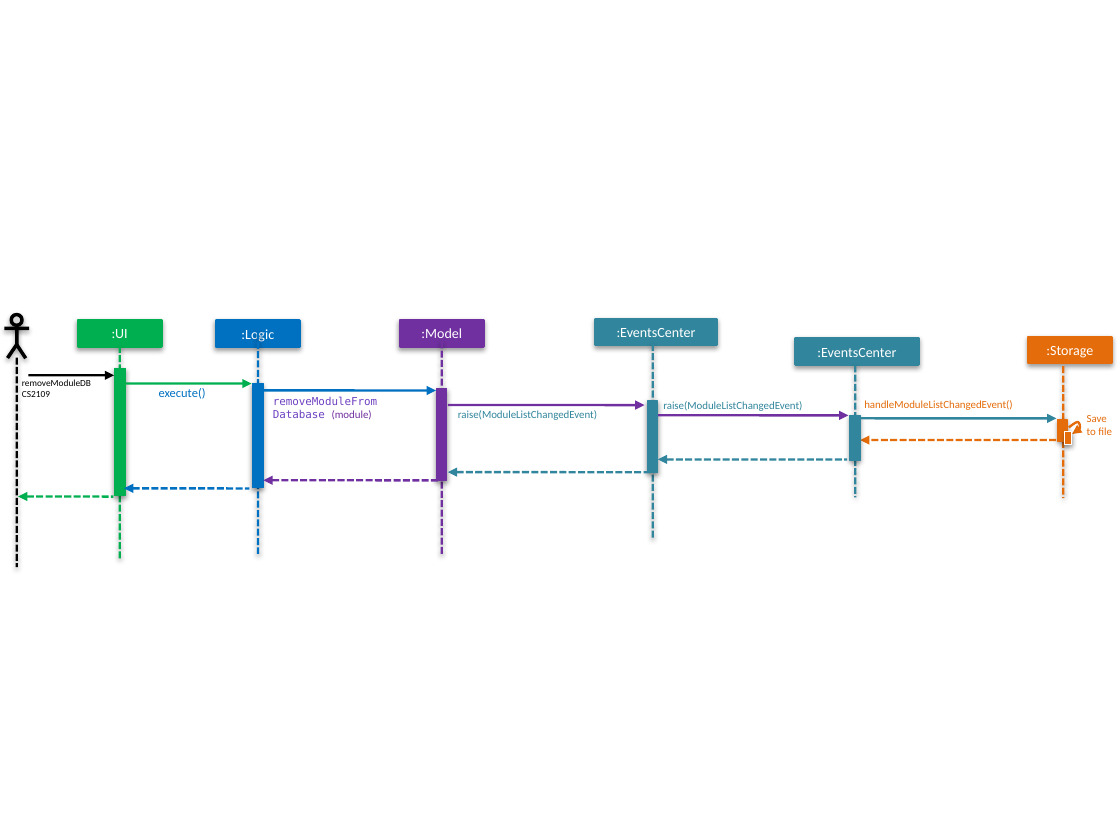
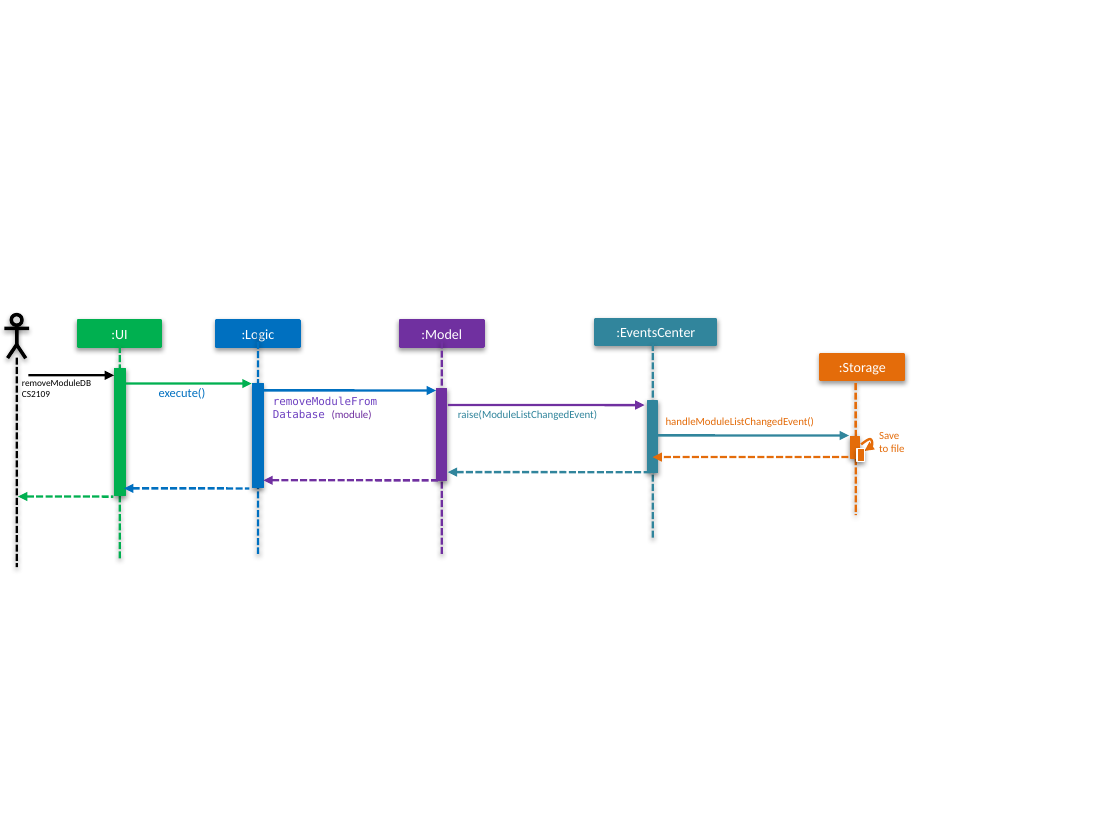
Before and after one commit to deming16/main, a slide deck: slide 6 of docs/diagrams/ModuleDatabaseManagementDiagrams.pptx. Drawn at 1120x840 pixels with LibreOffice and Linux fonts; fonts in the diff are those of the drawing. Boxes give left, top, right and bottom in pixels: in the first picture for what was removed or moved away, otherwise in the second. Text is boxed around its words. In the diff, an @@ line names an element or a change of style, - is before the commit and + after.

Commit message:
Remove duplicate EventCenter in diagrams and update project portfolio

```diff
--- a/docs/diagrams/ModuleDatabaseManagementDiagrams.pptx
+++ b/docs/diagrams/ModuleDatabaseManagementDiagrams.pptx
@@ rectangle removed at (x1=795, y1=338, x2=918, y2=365) @@
-:EventsCenter
@@ line moved from (856, 365) - (856, 497) to (856, 383) - (856, 515) @@
@@ line (856, 383) - (856, 515): stroke #31859C 1.5 pt to #E46C0A 1.5 pt @@
@@ line removed from (1063, 366) to (1063, 498) @@
@@ text removed at (x1=663, y1=401, x2=802, y2=411) @@
-raise(ModuleListChangedEvent)
@@ text "handleModuleListChangedEvent()" moved from (x1=864, y1=400, x2=1012, y2=410) to (x1=666, y1=417, x2=814, y2=427) @@
@@ rectangle removed at (x1=850, y1=416, x2=861, y2=460) @@
@@ freeform shape removed at (x1=860, y1=419, x2=1056, y2=419) @@
@@ freeform shape resized from (x1=657, y1=459, x2=847, y2=459) to (x1=653, y1=436, x2=849, y2=436) @@
@@ rectangle moved from (x1=1057, y1=419, x2=1066, y2=440) to (x1=850, y1=437, x2=859, y2=458) @@
@@ rectangle moved from (x1=1065, y1=431, x2=1073, y2=444) to (x1=857, y1=448, x2=864, y2=460) @@
@@ 1 text, 1 rectangle, 1 freeform shape moved together from (x1=1028, y1=337, x2=1112, y2=435) to (x1=821, y1=354, x2=905, y2=452) @@
@@ freeform shape removed at (x1=860, y1=440, x2=1056, y2=440) @@
@@ freeform shape resized from (x1=659, y1=416, x2=849, y2=416) to (x1=653, y1=457, x2=849, y2=457) @@
@@ freeform shape at (x1=653, y1=457, x2=849, y2=457): outline #7030A0 1.5 pt to #E46C0A 1.5 pt @@
```
Also in this commit, not shown: 2 other slides changed, 4 other files.
